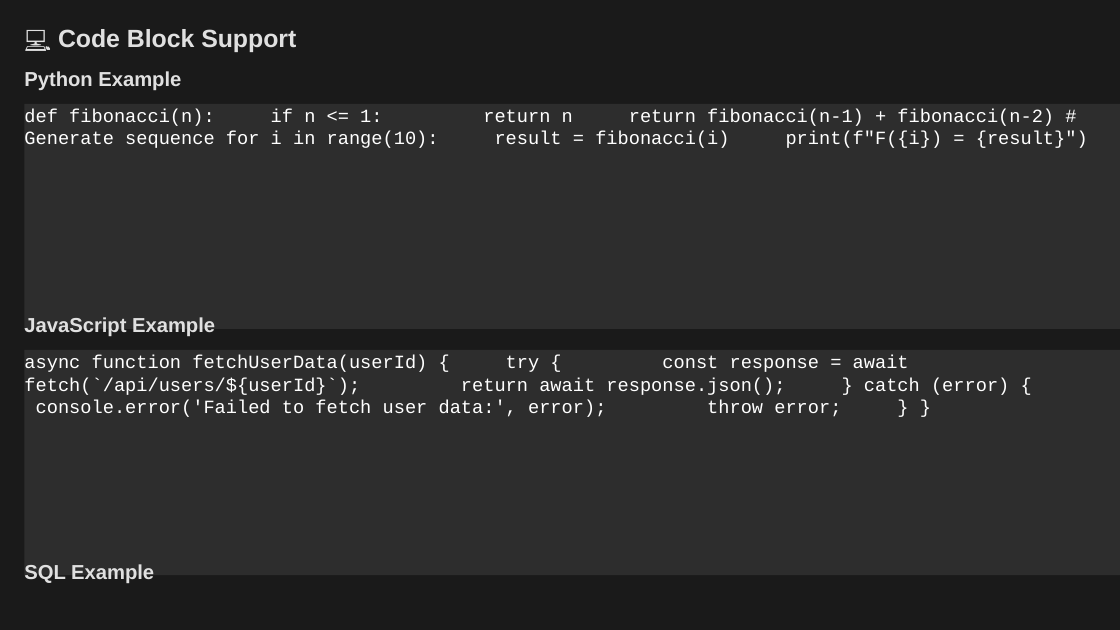
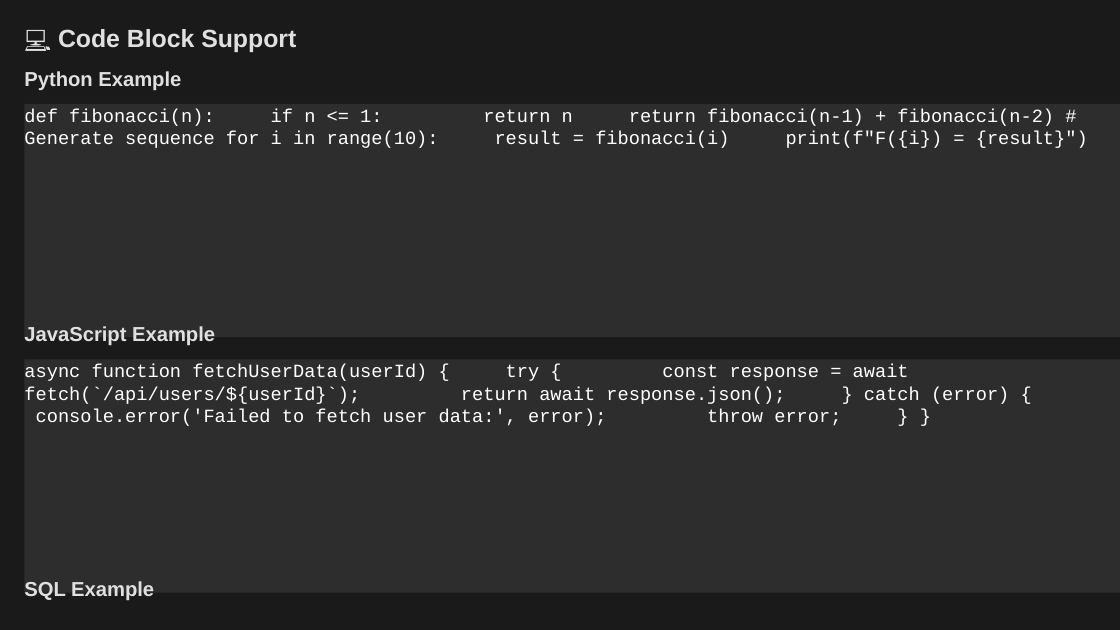
Before and after one commit to louisazhou/slidegenerator, a slide deck: slide 5 of output/comprehensive_demo_dark.pptx. Drawn at 1120x630 pixels with LibreOffice and Linux fonts; fonts in the diff are those of the drawing. Boxes give left, top, right and bottom in pixels: in the first picture for what was removed or moved away, otherwise in the second. Text is boxed around its words. In the diff, an @@ line names an element or a change of style, - is before the commit and + after.

```diff
--- a/output/comprehensive_demo_dark.pptx
+++ b/output/comprehensive_demo_dark.pptx
@@ rectangle "def fibonacci(n): if n <= ...": place and size @@
-rectangle "def fibonacci(n): if n <= ..." at [25, 104, 1120, 329]
+rectangle "def fibonacci(n): if n <= ..." at [25, 104, 1120, 337]
@@ text "JavaScript Example": place and size @@
-text "JavaScript Example" at [24, 317, 215, 336]
+text "JavaScript Example" at [24, 326, 215, 345]
@@ rectangle "async function fetchUserData(userId) { try ...": place and size @@
-rectangle "async function fetchUserData(userId) { try ..." at [25, 349, 1120, 575]
+rectangle "async function fetchUserData(userId) { try ..." at [25, 360, 1120, 592]
@@ text "SQL Example": place and size @@
-text "SQL Example" at [24, 564, 154, 583]
+text "SQL Example" at [24, 581, 154, 600]
```
Also in this commit, not shown: 13 other slides changed, 39 other files.
